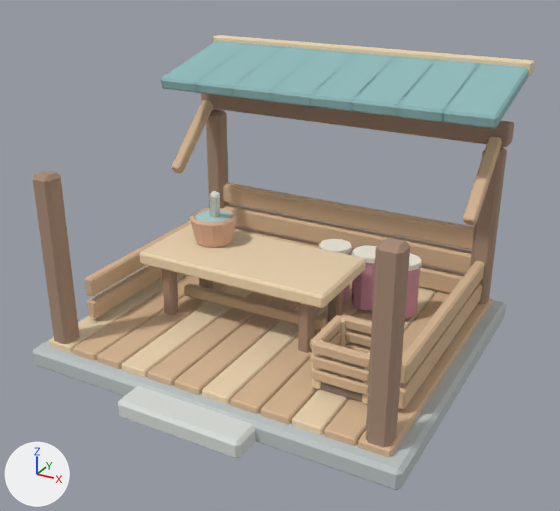
Renders of the FBX model unity/Assets/Resources/ForestArt/workshop.fbx from each side of a commit.
Both versions are drawn from a 50 mm camera at (2.94, -5.39, 3.54) aimed at (0.09, -0.2, 0.94). The axes (+X, +Y, +Z) are drawn at lower left. The lights are the same throughout. The first picture is the older version. Where no turn or scale is listed for an object, it has been applied to the vertices. Vertices at exactly the same position are counted once.

In view in the first picture: 'workshop_mesh'.
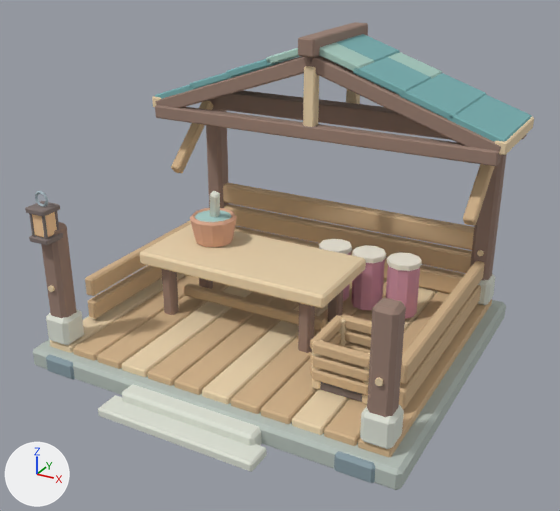
Where the change shows, as pixel boxes (x1, y1, x2, y2) in the pictures (560 x 511 px; the box of a moved part takes in the faces that stretch with it):
'workshop_mesh', reshaped: before (33, 35, 535, 490); after (25, 22, 534, 490)
part 1 of me_cube_1527, moved or reshaped: before (33, 170, 80, 344); after (41, 222, 77, 318)
part 2 of me_cube_1527, moved or reshaped: before (206, 109, 229, 208); after (206, 99, 229, 208)
part 3 of me_cube_1527, moved or reshaped: before (366, 237, 410, 448); after (367, 297, 406, 417)
part 4 of me_cube_1527, added: after (375, 377, 383, 386)
part 5 of me_cube_1527, moved or reshaped: before (470, 147, 507, 305); after (470, 155, 506, 280)
part 6 of me_cube_1527, moved or reshaped: before (213, 35, 535, 76); after (155, 105, 501, 166)
part 7 of me_cube_1527, moved or reshaped: before (118, 386, 255, 459); after (122, 384, 262, 446)
part 8 of me_cube_1527, reshaped: before (160, 41, 529, 129); after (152, 22, 534, 155)
part 9 of me_cube_1527, added: after (25, 191, 404, 483)
part 10 of me_cube_1527, added: after (478, 274, 495, 305)

The change, as a list of edits to the scene's bpy script:
```text
Add mat_forest_slate:
    mat_forest_slate = principled_material('Forest_slate')
    mat_forest_slate.base_color = (0.251, 0.337, 0.376)  # greyish cyan #899da5
    mat_forest_slate.roughness = 0.88
Add mat_forest_ember:
    mat_forest_ember = principled_material('Forest_ember')
    mat_forest_ember.base_color = (0.949, 0.62, 0.345)  # beige #f9ce9f
    mat_forest_ember.roughness = 0.88
Add mat_forest_teal_light:
    mat_forest_teal_light = principled_material('Forest_teal_light')
    mat_forest_teal_light.base_color = (0.396, 0.604, 0.533)  # green #a9ccc1
    mat_forest_teal_light.roughness = 0.88
Add mat_forest_iron:
    mat_forest_iron = principled_material('Forest_iron')
    mat_forest_iron.base_color = (0.408, 0.494, 0.537)  # light grey #abbbc2
    mat_forest_iron.metallic = 0.08
    mat_forest_iron.roughness = 0.88
Change me_cube_1527:
    used by ob_workshop_mesh; location = (0.0, 0.0, 0.0)
    remove me_cube_1527.from_pydata(...)  # 1677 vertices, 3084 faces; spans x -1.66..1.66, y -1.64..1.56, z 0.0..2.4
    add me_cube_1527.from_pydata(...)  # 2733 vertices, 5020 faces; spans x -1.68..1.68, y -1.7..1.52, z 0.0..2.62
    me_cube_1527 part 1: the loose piece of 24 vertices spanning x -1.52..-1.34, y -1.29..-1.11, z 0.2..1.7 is scaled about its middle by (1, 1, 0.691), then moved by (0.0, 0.0, -0.2)
    me_cube_1527 part 2: the loose piece of 24 vertices spanning x -1.52..-1.34, y 1.11..1.29, z 0.2..1.7 is scaled about the mesh origin by (1, 1, 1.14)
    me_cube_1527 part 3: the loose piece of 24 vertices spanning x 1.34..1.52, y -1.29..-1.11, z 0.2..1.7 is scaled about its middle by (1, 1, 0.691), then moved by (0.0, 0.0, -0.2)
    me_cube_1527 part 4: a new loose piece, a 6-sided cylinder along y spanning x 1.405..1.455, y -1.312..-1.288, z 0.721..0.779, in mat_forest_endgrain (beige #edd5af)
    me_cube_1527 part 5: the loose piece of 24 vertices spanning x 1.34..1.52, y 1.11..1.29, z 0.2..1.7 is scaled about the mesh origin by (1, 1, 1.14)
    me_cube_1527 part 6: the loose piece of 24 vertices spanning x -1.6..1.6, y 1.44..1.56, z 2.28..2.4 is scaled about its middle by (1.02, 1, 1), then moved by (0.0, -0.99, -0.52), in mat_forest_bark (brown #997f72)
    me_cube_1527 part 7: the loose piece of 24 vertices spanning x -0.55..0.55, y -1.64..-1.28, z 0.0..0.16 is scaled about its middle by (1.1, 0.582, 1.03), then moved by (0.0, 0.04, 0.0)
    me_cube_1527 part 8: 192 vertices removed from x -1.58..1.58, y 0.49..1.51, z 2.03..2.37; 816 vertices added at x -1.68..1.68, y 0.39..1.52, z 1.76..2.62
    me_cube_1527 part 9: 336 vertices added at x -1.55..1.55, y -1.7..-1.08, z 0.0..1.59
    me_cube_1527 part 10: 24 vertices added at x 1.31..1.55, y 1.08..1.32, z 0.23..0.49
    other edits to the shape of me_cube_1527 do not show in these pictures
    add me_cube_1527.materials.append(mat_forest_teal_light)  # green #a9ccc1
    add me_cube_1527.materials.append(mat_forest_ember)  # beige #f9ce9f
    add me_cube_1527.materials.append(mat_forest_iron)  # light grey #abbbc2
    add me_cube_1527.materials.append(mat_forest_slate)  # greyish cyan #899da5
```
